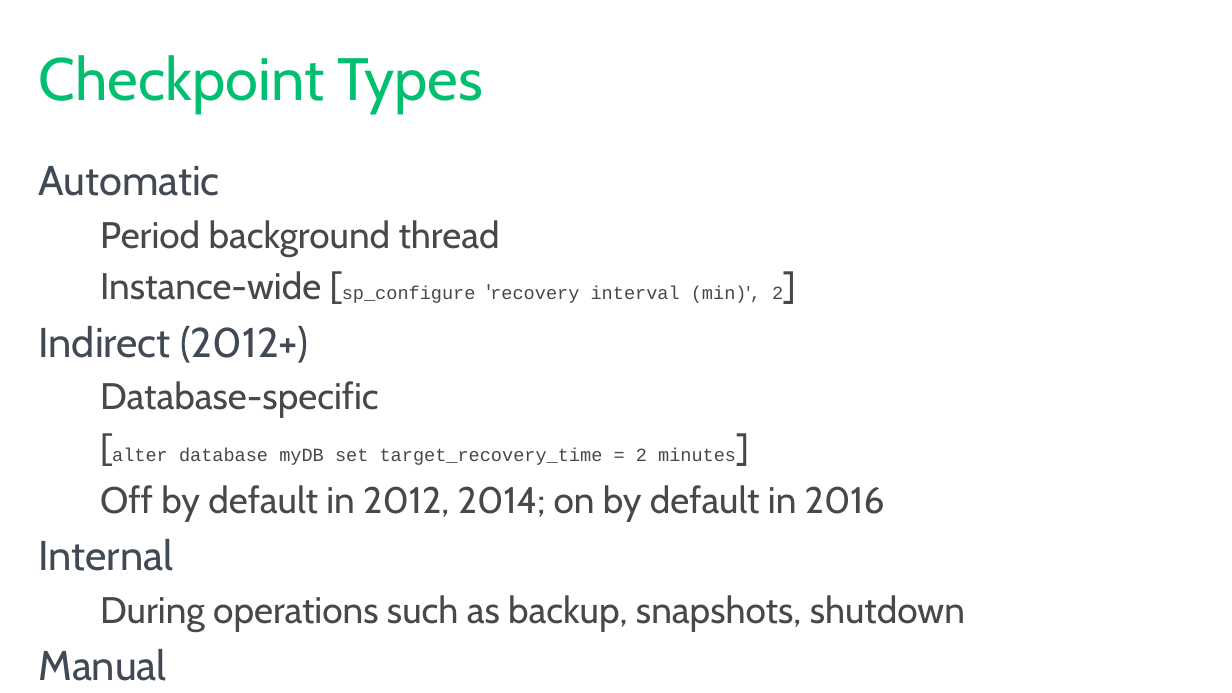
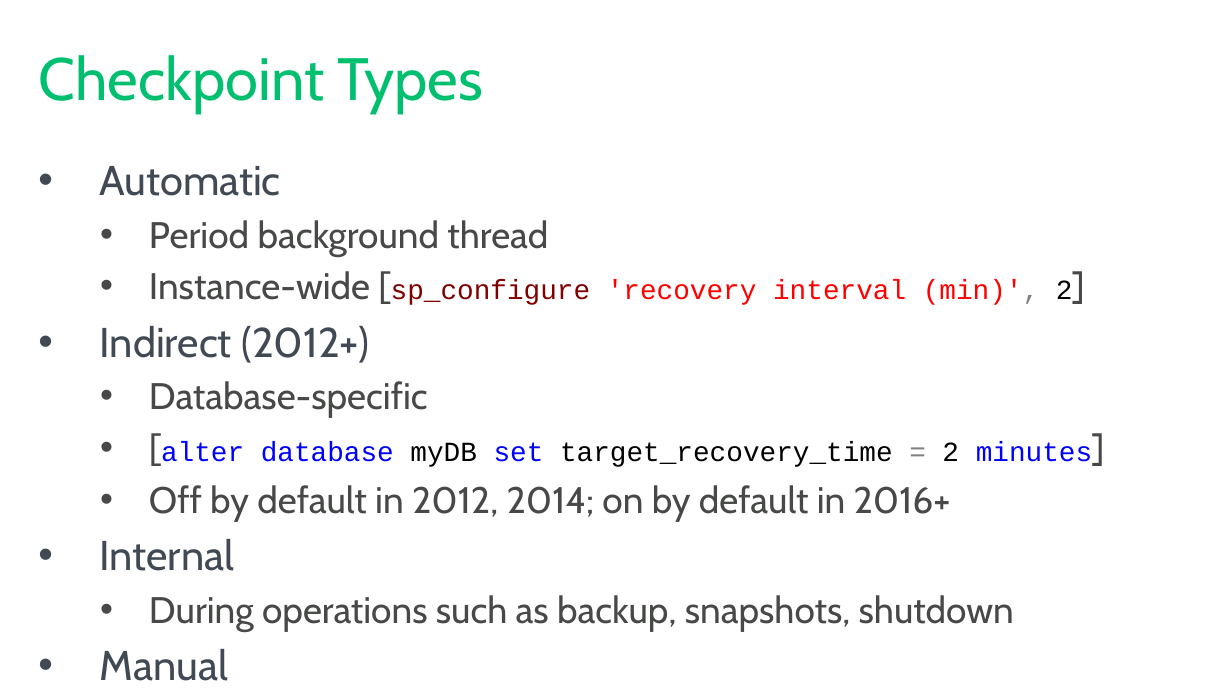
Before and after one commit to tf3604/LogFilePresentation, a slide deck: slide 30 of TransactionLog.pptx. Drawn at 1232x693 pixels with LibreOffice and Linux fonts; fonts in the diff are those of the drawing; background and template pictures are left out. Boxes give left, top, right and bottom in pixels: in the first picture for what was removed or moved away, otherwise in the second. Text is boxed around its words. In the diff, an @@ line names an element or a change of style, - is before the commit and + after.

```diff
--- a/TransactionLog.pptx
+++ b/TransactionLog.pptx
@@ text at (100,166,1092,632): size 13.7 to 20.4 pt, highlight none to #FFFFFF in "[sp_configure 'recovery interval (min)', 2]", "[alter database myDB set target_recovery_time = 2 ..."; size 14.5 to 20.4 pt in "'recovery"; size 12.9 to 20.4 pt in "(min)',"; font Cabin to Courier New in "'recovery (min)',"; text colour #474947 to #800000 in "[sp_configure"; text colour #474947 to #FF0000 in "'recovery interval (min)',"; text colour #474947 to #808080 in "(min)',", "="; text colour #474947 to #000000 in "2]", "myDB target_recovery_time 2"; text colour #474947 to #0000FF in "[alter database set minutes]"; bullet none to •; more space between paragraphs @@
@@ text at (149,485,951,522): text changed @@
-  Off by default in 2012, 2014; on by default in 2016
+  • Off by default in 2012, 2014; on by default in 2016+
```
Also in this commit, not shown: 41 other slides changed.
